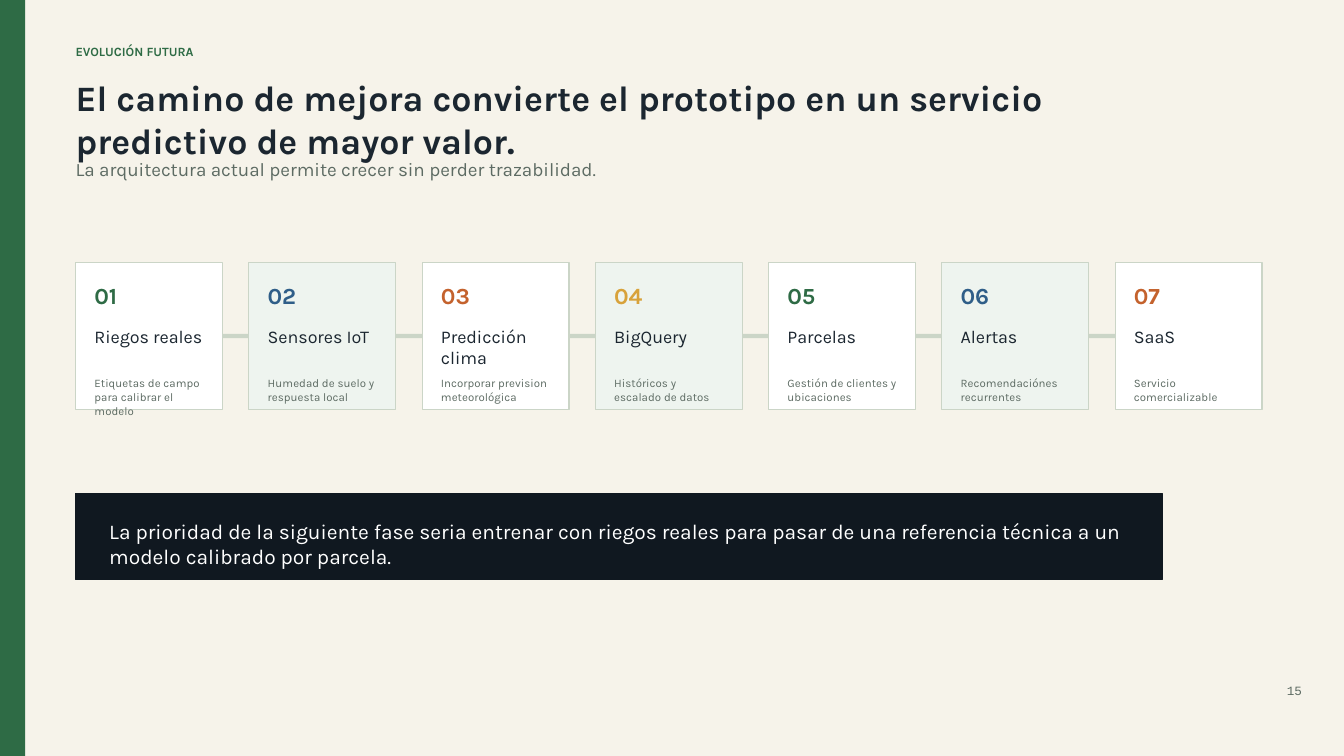
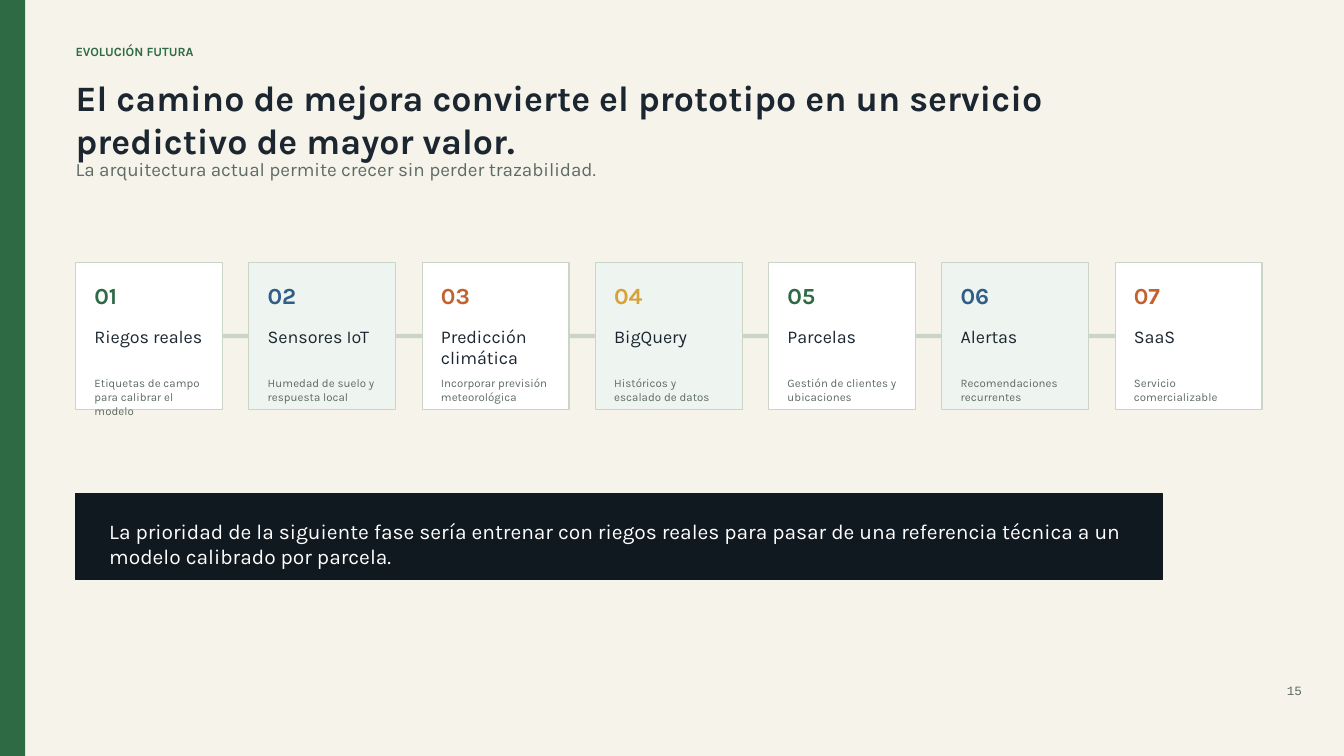
Before and after one commit to romanmaeztu/PI-Agricultura-de-Precisi-n, a slide deck: slide 15 of docs/presentacion_defensa_tfg_riego_jurado.pptx. Drawn at 1344x756 pixels with LibreOffice and Linux fonts; fonts in the diff are those of the drawing. Boxes give left, top, right and bottom in pixels: in the first picture for what was removed or moved away, otherwise in the second. Text is boxed around its words. In the diff, an @@ line names an element or a change of style, - is before the commit and + after.

```diff
--- a/docs/presentacion_defensa_tfg_riego_jurado.pptx
+++ b/docs/presentacion_defensa_tfg_riego_jurado.pptx
@@ text at (x1=441, y1=329, x2=527, y2=364): text changed @@
-Predicción clima
+Predicción climática
@@ text at (x1=441, y1=378, x2=547, y2=404): text changed @@
-Incorporar prevision meteorológica
+Incorporar previsión meteorológica
@@ text at (x1=109, y1=523, x2=1120, y2=569): text changed @@
-La prioridad de la siguiente fase seria entrenar con riegos reales para pasar de una referencia técnica a un modelo calibrado por parcela.
+La prioridad de la siguiente fase sería entrenar con riegos reales para pasar de una referencia técnica a un modelo calibrado por parcela.
```
Also in this commit, not shown: 14 other slides changed, 1 slide added, 6 other files.
